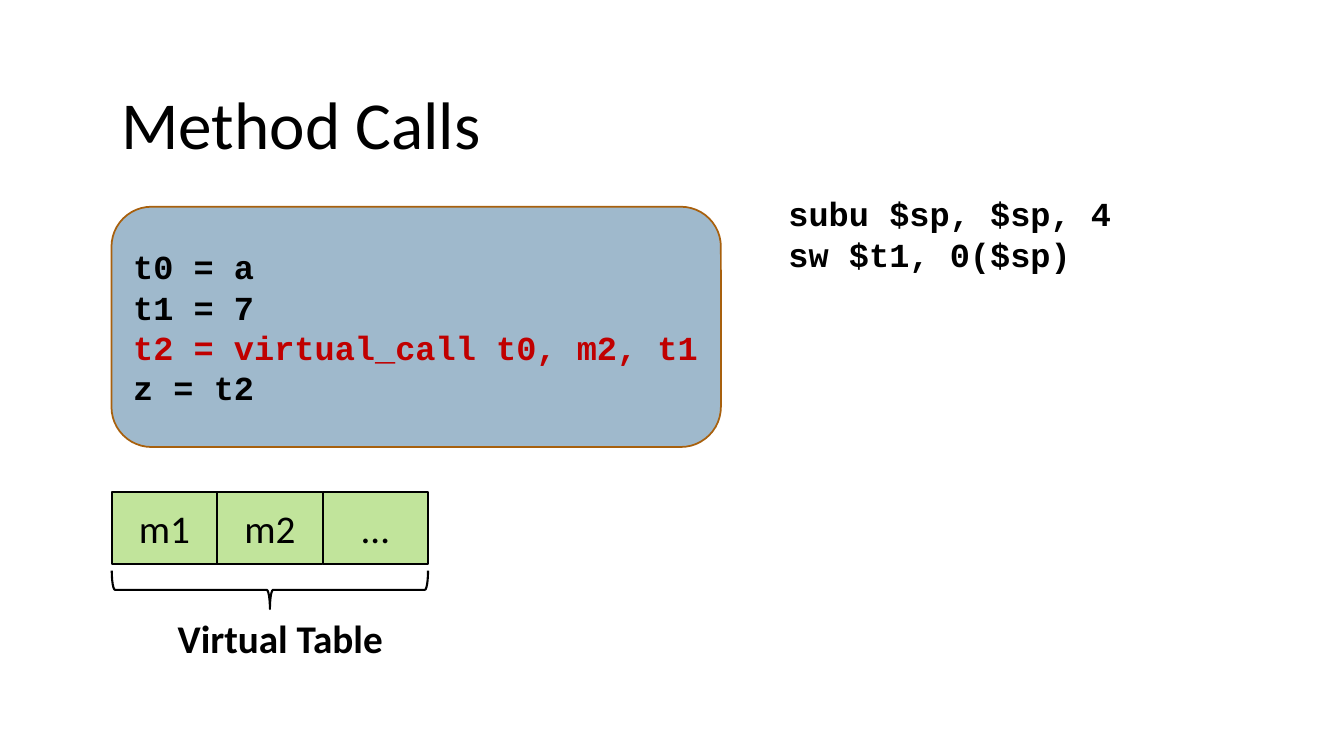
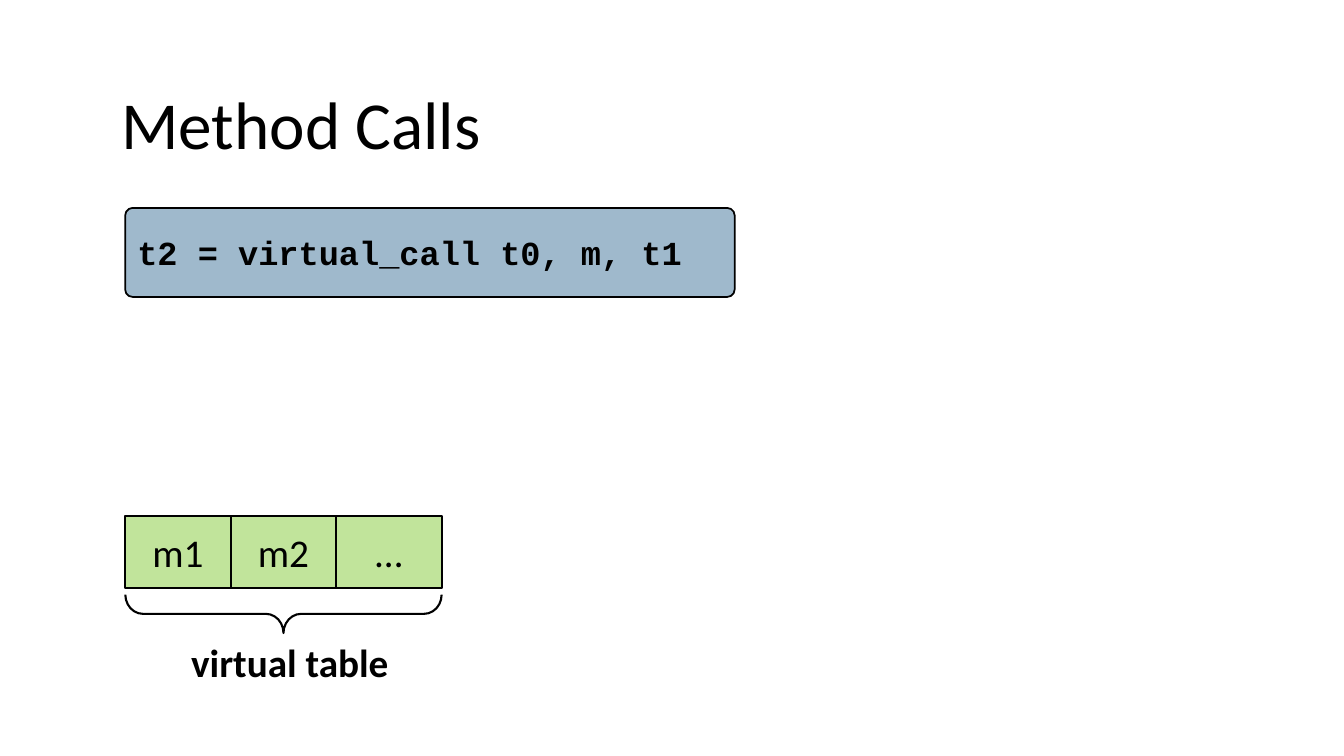
Before and after one commit to nivshani/compilation, a slide deck: slide 92 of slides/codegen.pptx. Drawn at 1344x756 pixels with LibreOffice and Linux fonts; fonts in the diff are those of the drawing. Boxes give left, top, right and bottom in pixels: in the first picture for what was removed or moved away, otherwise in the second. Text is boxed around its words. In the diff, an @@ line names an element or a change of style, - is before the commit and + after.

```diff
--- a/slides/codegen.pptx
+++ b/slides/codegen.pptx
@@ rounded rectangle "t2 = virtual_call t0, m, ...": place and size @@
-rounded rectangle "t2 = virtual_call t0, m, ..." at [112, 207, 722, 447]
+rounded rectangle "t2 = virtual_call t0, m, ..." at [125, 208, 735, 296]
@@ rounded rectangle "t2 = virtual_call t0, m, ..." at [125, 208, 735, 296]: outline #A9610D 1.25 pt to #000000 1.25 pt; proportions changed @@
@@ text removed at [788, 202, 1111, 274] @@
-subu $sp, $sp, 4
-sw $t1, 0($sp)
@@ text in rounded rectangle at [137, 241, 681, 271]: text changed; text colour #C00000 to #000000 @@
-t0 = a
-t1 = 7
-t2 = virtual_call t0, m2, t1
-z = t2
+t2 = virtual_call t0, m, t1
@@ 3 rectangles, 1 left brace: place and size @@
-3 rectangles, 1 left brace at [112, 492, 429, 609]
+3 rectangles, 1 left brace at [125, 516, 443, 633]
@@ left brace at [125, 595, 442, 633]: proportions changed @@
@@ text at [191, 649, 389, 678]: text changed @@
-Virtual Table
+virtual table
```
Also in this commit, not shown: 17 other slides changed, 5 slides added, 1 other file.
